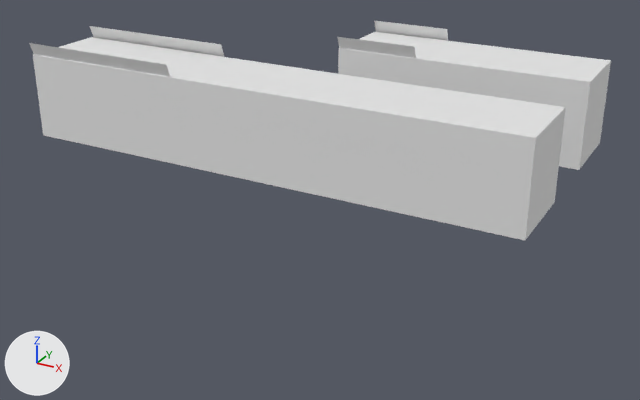
Two versions of the FBX model Assets/Game/Art/Models/terrain.fbx, one commit apart.
Before and after are seen from a camera (50 mm lens) standing at (9.76, -15.68, 6.24) and looking at (1.37, -0.41, -1.39). The axes (+X, +Y, +Z) are drawn at lower left. The lights are the same throughout. Where no turn or scale is listed for an object, it has been applied to the vertices.

Names of what the first picture shows: 'Dirt', 'DirtHalf', 'Grass', 'GrassHalf', 'Stone', 'StoneHalf'.
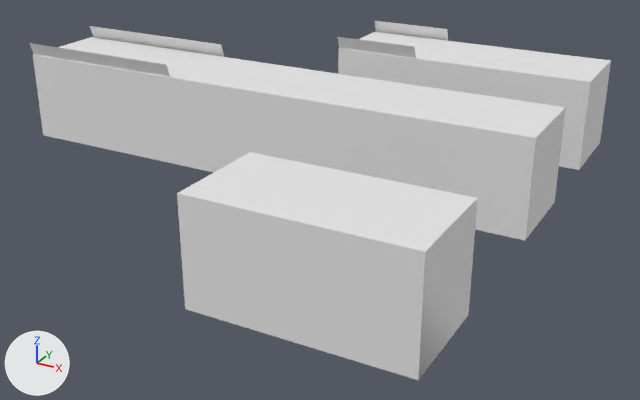
Edits to the bpy script that builds the scene:
```text
Add me_cube_006:
    me_cube_006.from_pydata(...)  # a box spanning x -2.0..2.0, y -1.0..1.0, z -1.0..1.0
    me_cube_006.materials.append(mat_material)  # white #e7e7e7
Add ob_water:
    ob_water = bpy.data.objects.new('Water', me_cube_006)
    ob_water.location = (4.0, -5.0, 0.0)
```

Boxes (x1, y1, x2, y2) around the edits, measured in the pictures (640 x 400 px):
'Water', added
    after: (177, 152, 478, 380)
